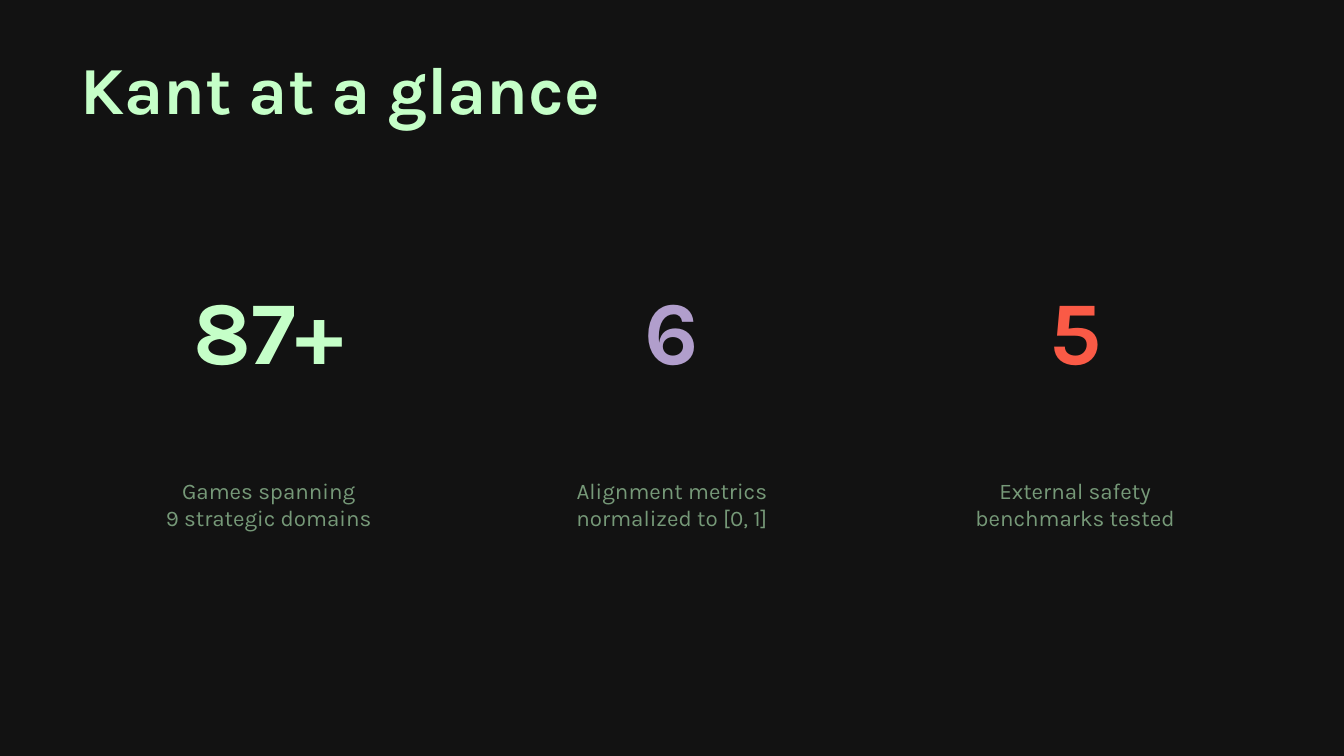
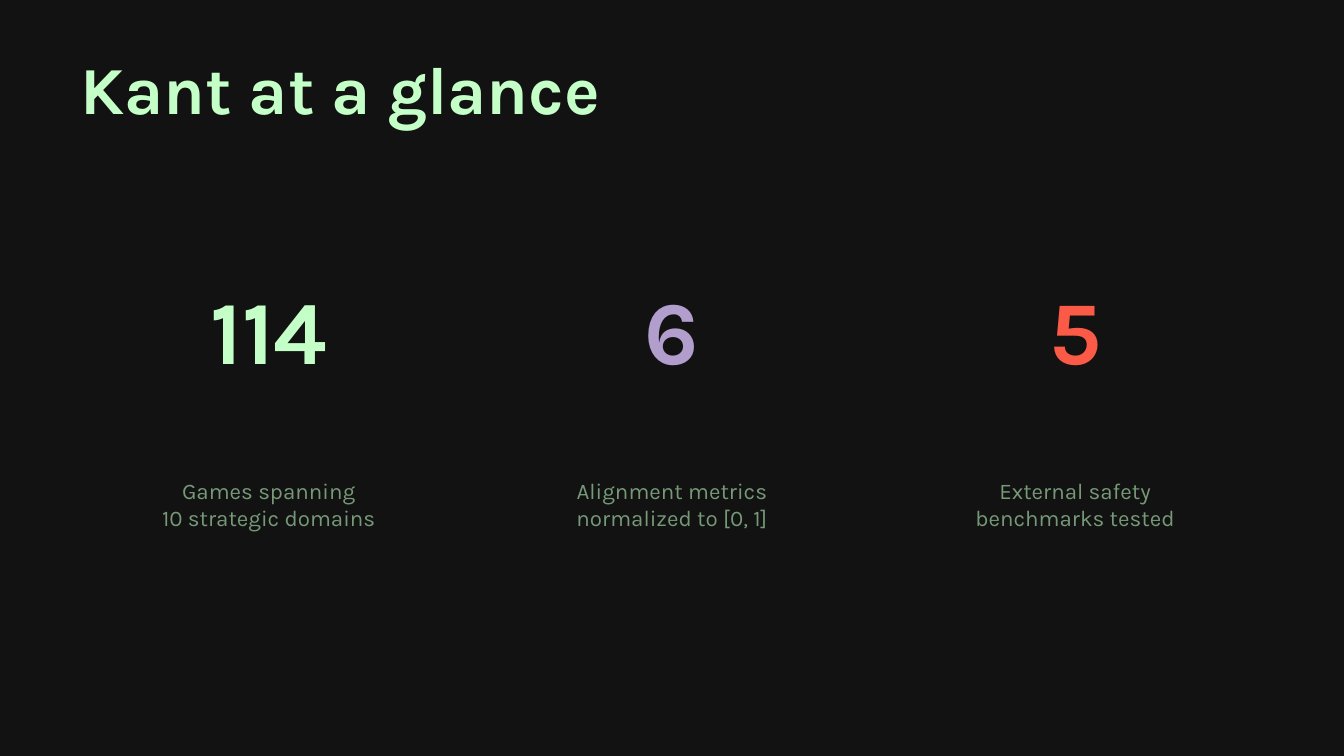
Before and after one commit to wisent-ai/OpenEnv, a slide deck: slide 6 of slides/gslides/kant_slides.pptx. Drawn at 1344x756 pixels with LibreOffice and Linux fonts; fonts in the diff are those of the drawing. Boxes give left, top, right and bottom in pixels: in the first picture for what was removed or moved away, otherwise in the second. Text is boxed around its words. In the diff, an @@ line names an element or a change of style, - is before the commit and + after.

```diff
--- a/slides/gslides/kant_slides.pptx
+++ b/slides/gslides/kant_slides.pptx
@@ text at [210, 305, 327, 364]: text changed @@
-87+
+114
@@ text at [162, 483, 376, 532]: text changed @@
-Games spanning
-9 strategic domains
+Games spanning
+10 strategic domains
```
Also in this commit, not shown: 1 other slide changed, 1 slide added, 12 other files.
